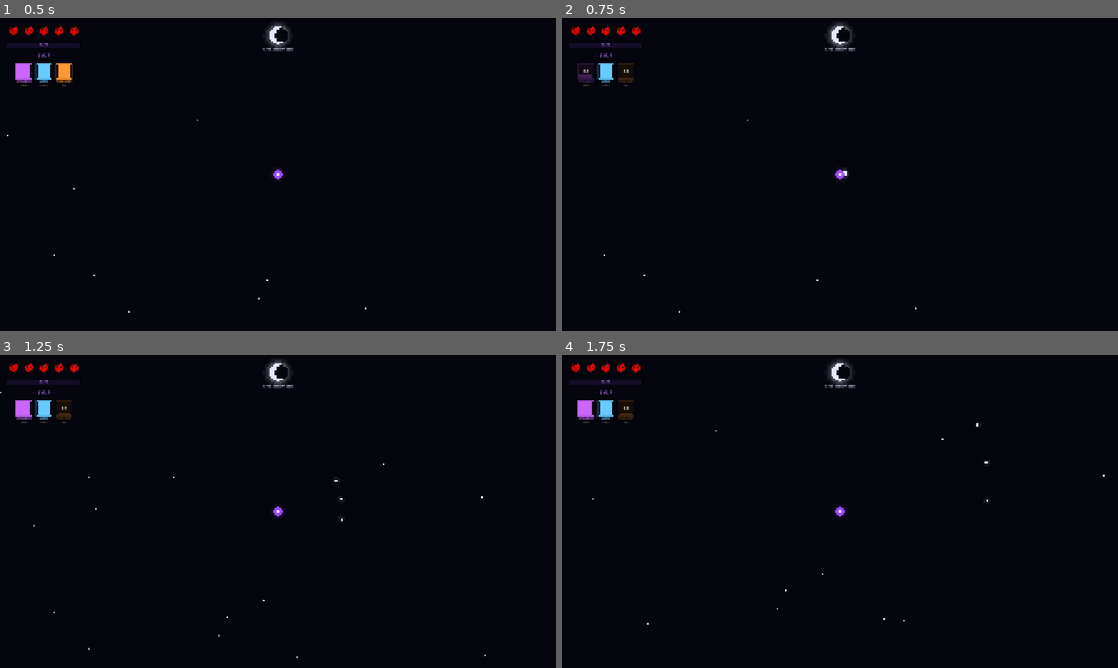
Above: before the commit, frames 1-4 (two rows, left to right).
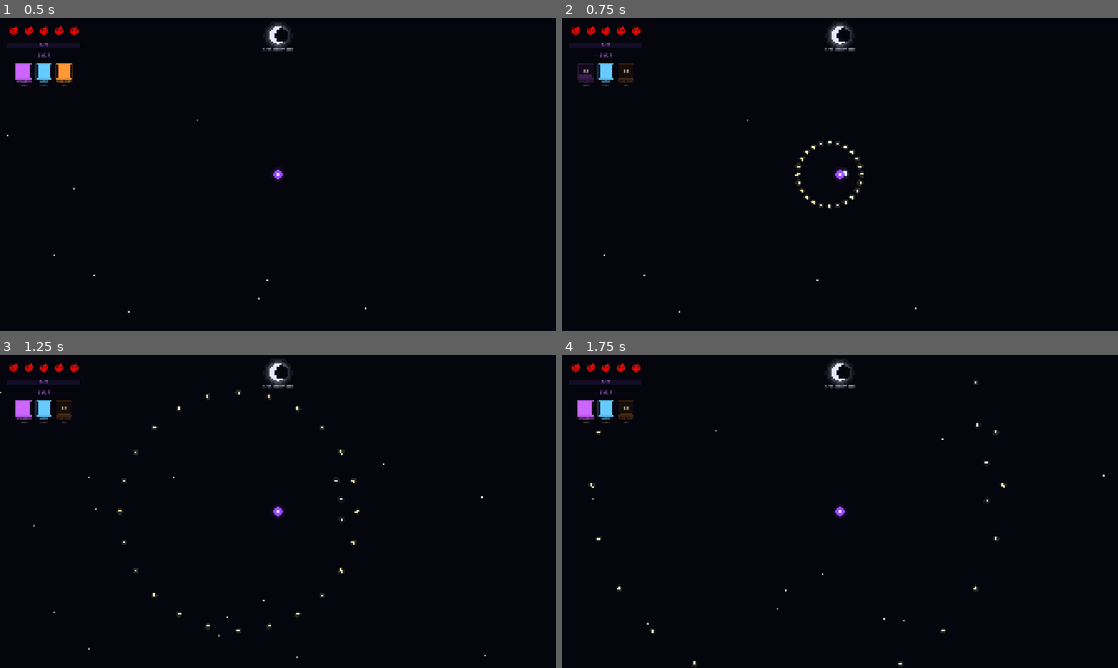
Above: after the commit, the same moments.

Repository: Himanshu-Jorwal/Disorder
Game: Godot game, scene res://Scenes/Game/world.tscn
Same seed, same stepped clock (60 frames per second), same inputs: the game is played once before the commit and once after it. This scene is started directly instead of the project's main scene.
Inputs (mouse positions are in pixels of both pictures, inside the frame that each line leads up to):
- Up to frame 1 (0.5 s): no input
- Up to frame 2 (0.75 s): tap Enter at 0.5 s; move the mouse to (962, 158) at 0.52 s; hold D from 0.53 s (still down); hold X from 0.53 s (still down); click (962, 158) at 0.67 s
- Up to frame 3 (1.25 s): keep holding D; keep holding X
- Up to frame 4 (1.75 s): move the mouse to (728, 527) at 1.27 s; release D at 1.28 s; release X at 1.28 s; hold S from 1.28 s (still down); tap X at 1.35 s

Frame 1 is identical in both runs. In frame 2, 0.4% of the frame differs, in the area x 41-55%, y 38-62%; in frame 3, 0.4%; in frame 4, 0.2%.
Error in both runs: Invalid call. Nonexistent function 'get_character' in base 'Nil'. (res://Scripts/Game/player.gd:49)

Commit message:
Add tracking bullet type for Zaire absolute

Diff:
--- a/Zenith-0.0.0/Scripts/Game/bullet.gd
+++ b/Zenith-0.0.0/Scripts/Game/bullet.gd
@@ -15,17 +15,23 @@
 var activate_timer = 0.1
 var bullet_type = "normal"
 var time = 0.0
+var split_timer = 0.0
+const SPLIT_TIME = 0.6
+var has_split = false
+var arc_angle = 0.0
 
 var damage_number_scene = preload("res://Scenes/UI/damage_number.tscn")
 
 func _draw():
 	var col = bullet_color
 	match bullet_type:
+
 		"normal":
 			draw_circle(Vector2.ZERO, 10, Color(col.r, col.g, col.b, 0.1))
 			draw_circle(Vector2.ZERO, 7, Color(col.r, col.g, col.b, 0.2))
 			draw_circle(Vector2.ZERO, 4, col)
 			draw_circle(Vector2.ZERO, 2, Color(1, 1, 1, 1.0))
+
 		"star":
 			# 4 pointed star shape
 			var points = PackedVector2Array()
@@ -39,6 +45,7 @@
 			draw_circle(Vector2.ZERO, 2.5, Color(1, 1, 1, 0.9))
 			# Glow
 			draw_circle(Vector2.ZERO, 12, Color(col.r, col.g, col.b, 0.08))
+
 		"shard":
 			# Sharp elongated diamond
 			var forward = direction.normalized()
@@ -51,6 +58,7 @@
 			draw_colored_polygon(points, col)
 			draw_colored_polygon(points, Color(1, 1, 1, 0.3))
 			draw_circle(Vector2.ZERO, 8, Color(col.r, col.g, col.b, 0.1))
+
 		"lance":
 			# Long thin piercing bolt
 			var forward = direction.normalized()
@@ -64,6 +72,7 @@
 			draw_colored_polygon(points, col)
 			draw_colored_polygon(points, Color(1, 1, 1, 0.4))
 			draw_circle(Vector2.ZERO, 14, Color(col.r, col.g, col.b, 0.08))
+
 		"heavy":
 			# Large slow orb with ring
 			draw_circle(Vector2.ZERO, 18, Color(col.r, col.g, col.b, 0.15))
@@ -72,6 +81,47 @@
 			draw_circle(Vector2.ZERO, 5, Color(1, 1, 1, 0.8))
 			# Ring around orb
 			draw_arc(Vector2.ZERO, 16, time * 3.0, time * 3.0 + TAU * 0.7, 32, Color(col.r, col.g, col.b, 0.6), 2.0)
+
+		"tracking":
+			# Golden star with trail
+			var points = PackedVector2Array()
+			var outer = 8.0
+			var inner = 3.0
+			for i in range(8):
+				var angle = TAU * i / 8 - PI / 8
+				var r = outer if i % 2 == 0 else inner
+				points.append(Vector2(cos(angle), sin(angle)) * r)
+			draw_colored_polygon(points, bullet_color)
+			draw_circle(Vector2.ZERO, 2.5, Color(1, 1, 1, 0.9))
+			draw_circle(Vector2.ZERO, 10, Color(bullet_color.r, bullet_color.g, bullet_color.b, 0.15))
+
+		"splitting_shard":
+			var forward = direction.normalized()
+			var perp = forward.rotated(PI / 2)
+			var points = PackedVector2Array([
+				forward * 12.0,
+				perp * 4.0,
+				-forward * 6.0,
+				-perp * 4.0
+			])
+			draw_colored_polygon(points, bullet_color)
+			draw_colored_polygon(points, Color(1, 1, 1, 0.3))
+			draw_circle(Vector2.ZERO, 9, Color(bullet_color.r, bullet_color.g, bullet_color.b, 0.15))
+
+		"crescent":
+			# Crescent/boomerang shape
+			var forward = direction.normalized()
+			var perp = forward.rotated(PI / 2)
+			var points = PackedVector2Array([
+				forward * 10.0 + perp * 6.0,
+				forward * 14.0,
+				forward * 10.0 - perp * 6.0,
+				-forward * 4.0 - perp * 2.0,
+				-forward * 6.0,
+				-forward * 4.0 + perp * 2.0,
+			])
+			draw_colored_polygon(points, bullet_color)
+			draw_circle(Vector2.ZERO, 7, Color(bullet_color.r, bullet_color.g, bullet_color.b, 0.2))
 
 func _ready():
 	add_to_group("bullets")
@@ -122,6 +172,9 @@
 			get_parent().add_child(dmg_num)
 			dmg_num.setup(global_position, damage)
 			if not piercing:
+				if bullet_type == "splitting_shard" and not has_split:
+					has_split = true
+					_spawn_split_shards()
 				queue_free()
 				return
 
@@ -129,6 +182,43 @@
 	lifetime -= delta
 	if lifetime <= 0:
 		queue_free()
+
+	# Tracking logic
+	if bullet_type == "tracking" and active:
+		var nearest = null
+		var nearest_dist = 400.0
+		for enemy in get_tree().get_nodes_in_group("enemies"):
+			var d = global_position.distance_to(enemy.global_position)
+			if d < nearest_dist:
+				nearest_dist = d
+				nearest = enemy
+		if nearest != null:
+			var target_dir = (nearest.global_position - global_position).normalized()
+			direction = direction.lerp(target_dir, 0.08)
+
+	# Splitting shard logic
+	if bullet_type == "splitting_shard" and active and not has_split:
+		split_timer += delta
+		if split_timer >= SPLIT_TIME:
+			has_split = true
+			_spawn_split_shards()
+			queue_free()
+			return
+
+	# Crescent arc movement
+	if bullet_type == "crescent":
+		arc_angle += delta * 2.5
+		var perp = direction.rotated(PI / 2)
+		direction = (direction + perp * sin(arc_angle) * 0.1).normalized()
+
+func _spawn_split_shards():
+	var spread_angles = [-25.0, 0.0, 25.0]
+	for angle in spread_angles:
+		var split = get_tree().current_scene.get_node("Player")
+		var new_bullet = load("res://Scenes/Game/bullet.tscn").instantiate()
+		get_parent().add_child(new_bullet)
+		var split_dir = direction.rotated(deg_to_rad(angle))
+		new_bullet.setup(global_position, split_dir, int(damage * 0.5), bullet_color, false, false, false, "shard")
 
 func setup(pos, dir, dmg, col, is_piercing, is_returning, player = null, type = "normal"):
 	position = pos
